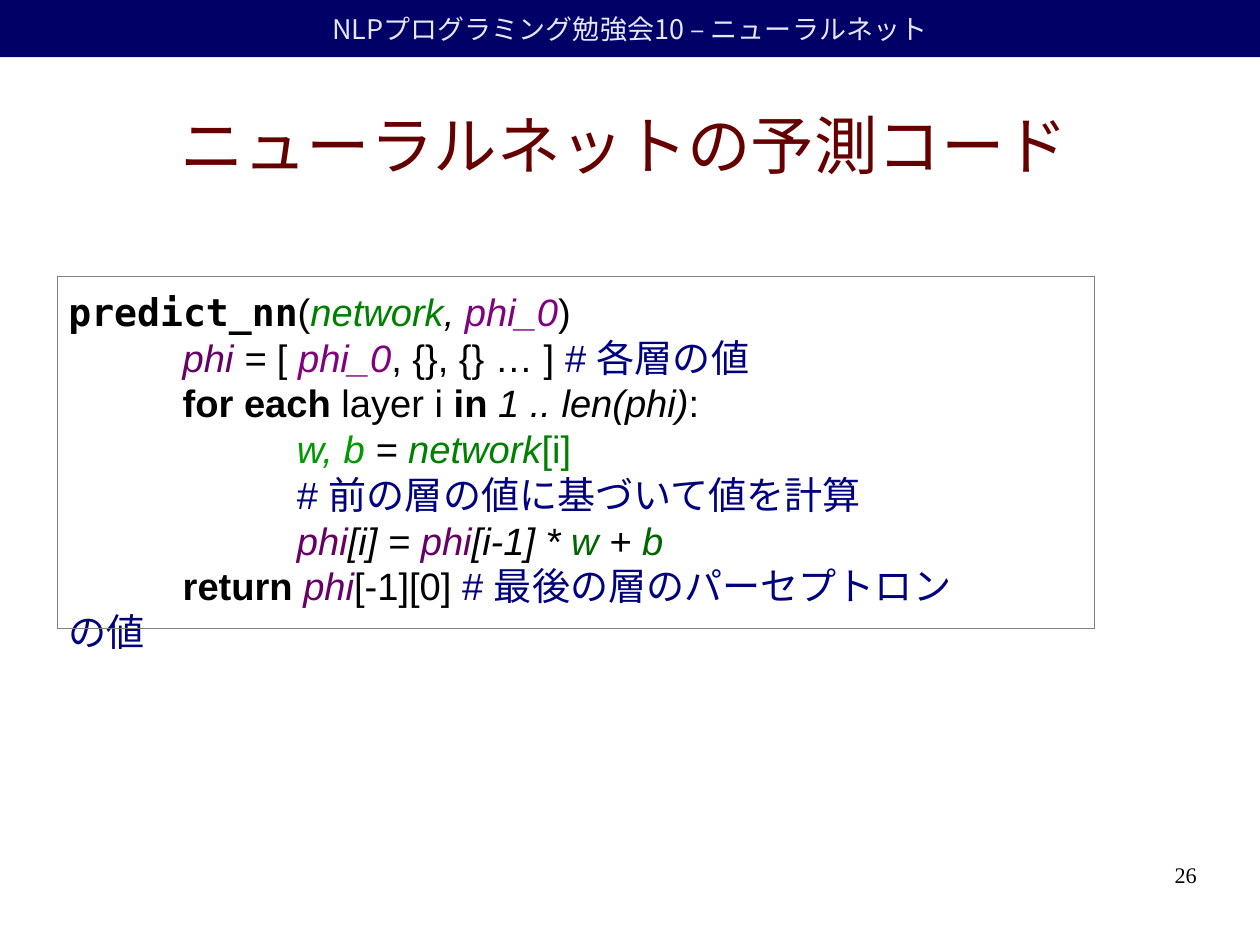
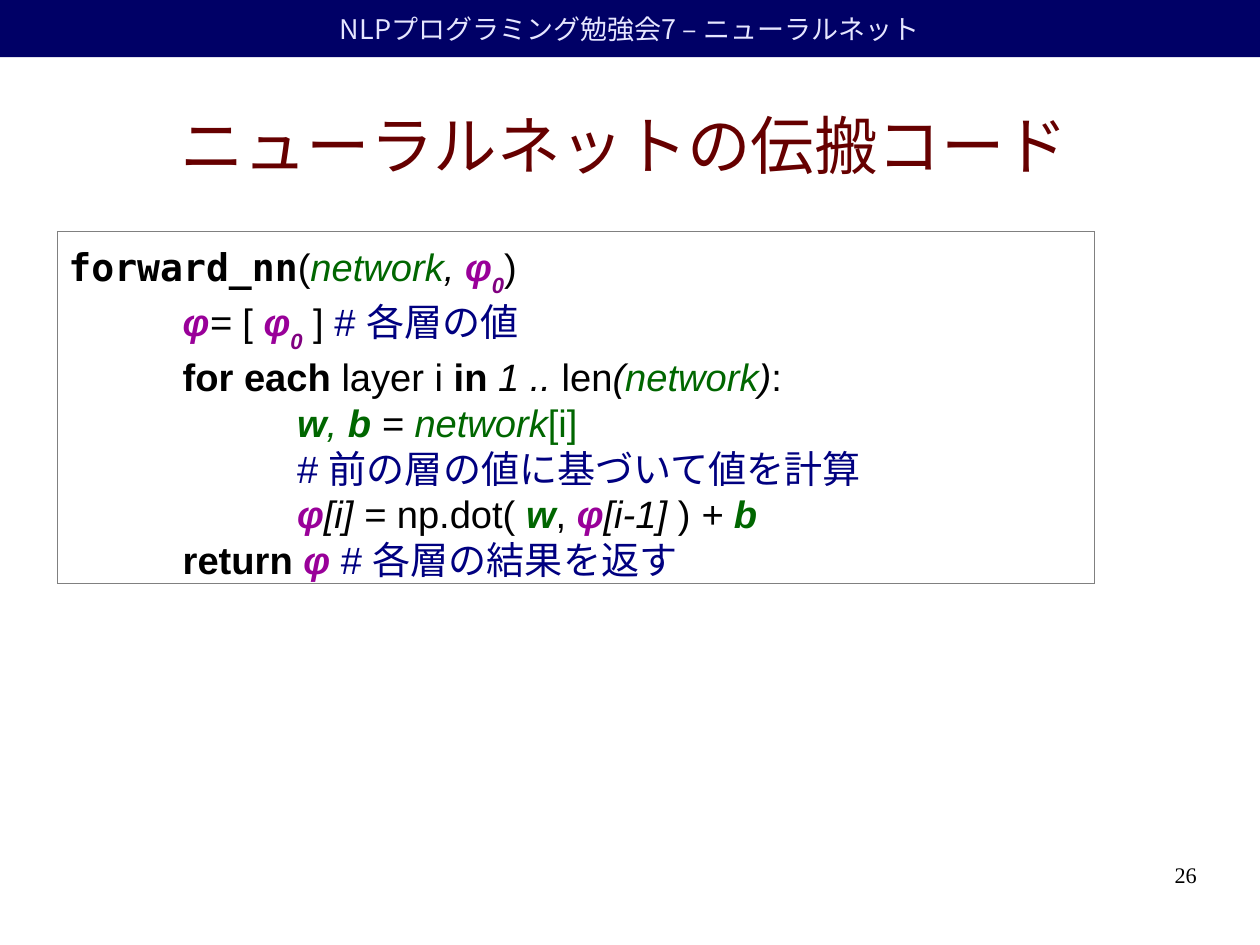
Before and after one commit to duffrind/nlppractice, a slide deck: slide 26 of download/07-nn/nlp-programming-ja-07-nn.odp. Drawn at 1260x945 pixels with LibreOffice and Linux fonts; fonts in the diff are those of the drawing; background and template pictures are left out. Boxes give left, top, right and bottom in pixels: in the first picture for what was removed or moved away, otherwise in the second. Text is boxed around its words. In the diff, an @@ line names an element or a change of style, - is before the commit and + after.

```diff
--- a/download/07-nn/nlp-programming-ja-07-nn.odp
+++ b/download/07-nn/nlp-programming-ja-07-nn.odp
@@ text in rectangle at box(340, 16, 919, 41): text changed @@
-NLPプログラミング勉強会10 – ニューラルネット
+NLPプログラミング勉強会7 – ニューラルネット
@@ title at box(180, 115, 1068, 174): text changed @@
-ニューラルネットの予測コード
+ニューラルネットの伝搬コード
@@ rectangle: place and size @@
-rectangle at box(57, 277, 1095, 629)
+rectangle at box(57, 232, 1095, 584)
@@ text at box(68, 252, 861, 584): text changed @@
-predict_nn(network, phi_0)
-phi = [ phi_0, {}, {} … ] # 各層の値
-for each layer i in 1 .. len(phi):
-w, b = network[i]
-# 前の層の値に基づいて値を計算
-phi[i] = phi[i-1] * w + b
-return phi[-1][0] # 最後の層のパーセプトロンの値
+forward_nn(network, φ0)
+φ= [ φ0 ] # 各層の値
+for each layer i in 1 .. len(network):
+w, b = network[i]
+# 前の層の値に基づいて値を計算
+φ[i] = np.dot( w, φ[i-1] ) + b
+return φ # 各層の結果を返す
```
Also in this commit, not shown: 33 other slides changed, 7 slides added, 1 slide removed, 3 other files.
